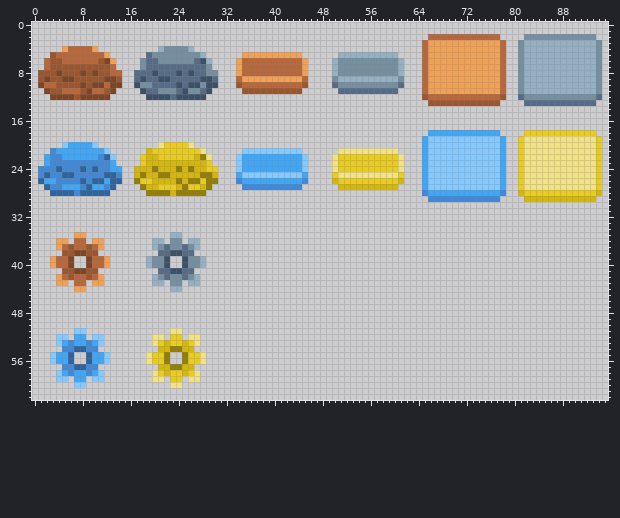
One commit to this pixel-art file: Assets/Art/Resources.ase. The picture above is the old version.
96x96 pixels, 1 frame. Shown: x 0..95, y 0..62.
After:
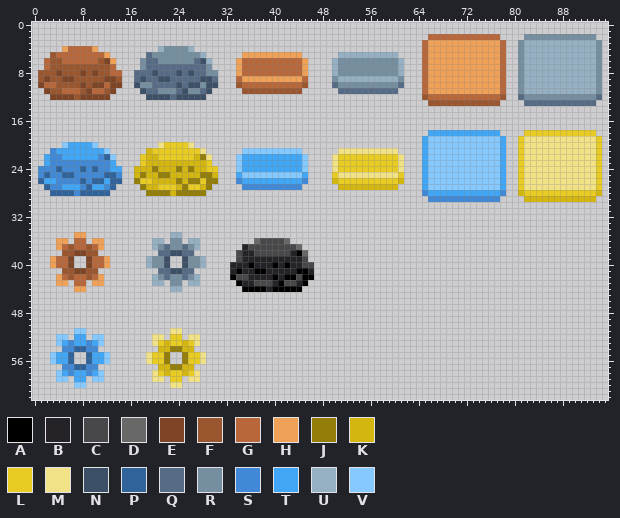
Palette (. is transparent): A #000000  B #252327  C #484749  D #686868  E #7d4525  F #9a562f  G #b8673a  H #efa157  J #937e09  K #d4b611  L #e9cc23  M #f2e287  N #3c5068  P #30639a  Q #566c86  R #768fa0  S #4189d6  T #41a6f6  U #94b0c2  V #86c9ff
From old to new:
The author put colour A in row 38 at x 44; in row 40 at x 36, 40 and 42; in row 41 at x 34, 37 to 38 and 44 to 45; in row 42 at x 33, 40, 42 to 43 and 45 to 46; in row 43 at x 34, 41 and 45; in row 44 at x 35 to 38 and 40 to 44.
The author put colour B in row 37 at x 35; in row 38 at x 35 to 36 and 43; in row 39 at x 35 to 44; in row 40 at x 33 to 35, 37 to 39, 41 and 43 to 44; in row 41 at x 33, 35 to 36, 39 to 43 and 46; in row 42 at x 36 to 39 and 41.
The author put colour B in row 43 at x 35 to 36, 40 and 44; in row 44 at x 39.
The author put colour C in row 36 at x 38 to 41; in row 37 at x 36 to 43; in row 38 at x 34 and 37 to 42; in row 39 at x 34 and 45; in row 40 at x 45 to 46; in row 42 at x 34 to 35 and 44.
The author put colour C in row 43 at x 37 to 39 and 42 to 43.
The author put colour D in row 36 at x 37 and 42; in row 37 at x 44; in row 38 at x 45.
Changed places in both pictures, as pixel boxes (x1, y1, x2, y2):
added: (230, 238, 314, 292)
